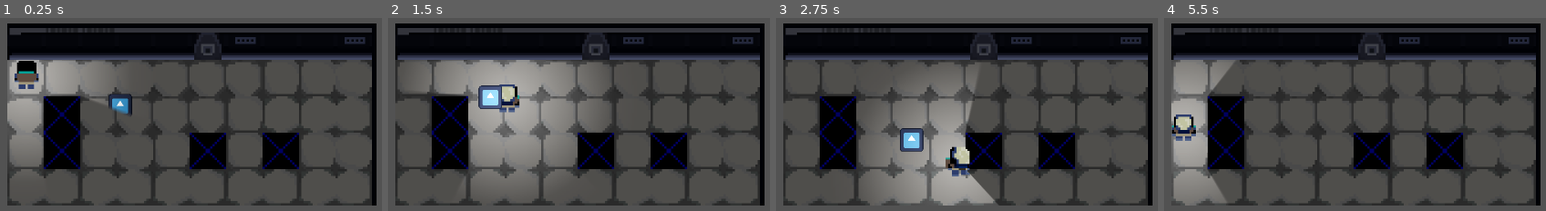
Above: before the commit, frames 1-4 (left to right).
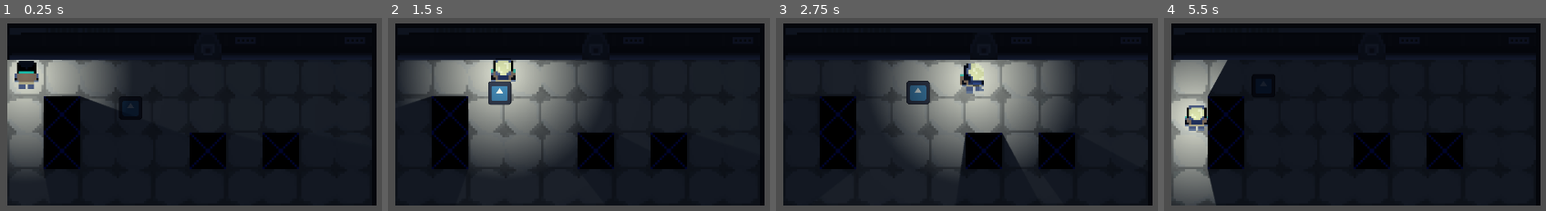
Above: after the commit, the same moments.

Repository: oburhanefe/Morse-Ship
Game: Godot game, scene res://Scenes/level_1.tscn
Same seed, same stepped clock (60 frames per second), same inputs: the game is played once before the commit and once after it. The engine's default icon, where the game draws it, is replaced by a stand-in: a white triangle on a blue panel in a dark square.
Inputs (mouse positions are in pixels of both pictures, inside the frame that each line leads up to):
- Up to frame 1 (0.25 s): no input
- Up to frame 2 (1.5 s): move the mouse to (739, 93) at 0.52 s; press the mouse at (739, 93) at 0.53 s; hold D (right) 0.53-1.28 s; move the mouse to (430, 135) at 1.27 s; release the mouse at (430, 135) at 1.28 s; hold S (down) from 1.28 s (still down); click (430, 135) at 1.35 s
- Up to frame 3 (2.75 s): move the mouse to (1039, 23) at 2.02 s; release S (down) at 2.03 s; press the mouse at (1039, 23) at 2.03 s; hold D (right) from 2.03 s (still down)
- Up to frame 4 (5.5 s): move the mouse to (1316, 195) at 2.77 s; release D (right) at 2.78 s; release the mouse at (1316, 195) at 2.78 s; hold W (up) 2.78-3.53 s; click (1316, 195) at 2.85 s; move the mouse to (outside the picture) at 3.52 s; press the mouse at (outside the picture) at 3.53 s; hold A (left) 3.53-5.03 s; move the mouse to (outside the picture) at 4.27 s; release the mouse at (outside the picture) at 4.28 s; click (outside the picture) at 4.35 s; move the mouse to (1389, 114) at 5.02 s; press the mouse at (1389, 114) at 5.03 s; hold S (down) from 5.03 s (still down)

The runs differ from the first frame. In frame 1, 64% of the frame differs, in the area x 1-98%, y 5-98%; in frame 2, 63%; in frame 3, 63%; in frame 4, 66%.

Commit message:
Lightfix

Diff:
--- a/morse-ship/Scenes/level_1.tscn
+++ b/morse-ship/Scenes/level_1.tscn
@@ -77,21 +77,6 @@
 navigation_layer_0/layers = 1
 sources/0 = SubResource("TileSetAtlasSource_evi0p")
 
-[sub_resource type="Gradient" id="Gradient_xfk5q"]
-offsets = PackedFloat32Array(0, 0.14848486, 0.18181819)
-colors = PackedColorArray(1, 1, 1, 1, 0.03979186, 0.03979186, 0.03979186, 1, 0, 0, 0, 1)
-
-[sub_resource type="GradientTexture2D" id="GradientTexture2D_ycyol"]
-gradient = SubResource("Gradient_xfk5q")
-width = 512
-height = 512
-fill = 1
-fill_from = Vector2(0.5, 0.5)
-
-[sub_resource type="Environment" id="Environment_y1nys"]
-background_mode = 3
-tonemap_mode = 3
-
 [node name="Level1" type="Node2D" unique_id=352136879]
 
 [node name="TileMap" type="TileMap" parent="." unique_id=1454644484]
@@ -99,7 +84,6 @@
 format = 2
 
 [node name="TileMapLayer" type="TileMapLayer" parent="TileMap" unique_id=1236054387]
-modulate = Color(0.35906908, 0.35906908, 0.35906908, 1)
 use_parent_material = true
 tile_map_data = PackedByteArray("AAAAAAAAAAABAAIAAAAAAAEAAAADAAIAAAABAAAAAAABAAIAAAACAAAAAAACAAIAAAACAAEAAAADAAIAAAADAA …(800 unchanged characters)…
 tile_set = SubResource("TileSet_dm18x")
@@ -107,16 +91,8 @@
 [node name="Player" parent="." unique_id=1629573154 instance=ExtResource("1_vk57k")]
 position = Vector2(8, 7)
 
-[node name="PointLight2D" type="PointLight2D" parent="Player" unique_id=1901824320]
-color = Color(0.1584723, 0.15847233, 0.1584723, 1)
-energy = 6.0
-shadow_enabled = true
-shadow_filter = 2
-texture = SubResource("GradientTexture2D_ycyol")
-texture_scale = 8.0
-
 [node name="move_signal_bot" parent="." unique_id=1158500834 instance=ExtResource("3_xfk5q")]
 position = Vector2(48.999996, 15.999999)
 
-[node name="WorldEnvironment" type="WorldEnvironment" parent="." unique_id=1351934862]
-environment = SubResource("Environment_y1nys")
+[node name="CanvasModulate" type="CanvasModulate" parent="." unique_id=89020441]
+color = Color(0.09019608, 0.11764706, 0.16862746, 1)
--- a/morse-ship/Scenes/move_signal_bot.tscn
+++ b/morse-ship/Scenes/move_signal_bot.tscn
@@ -4,9 +4,6 @@
 [ext_resource type="Texture2D" uid="uid://4v2ki2ma302p" path="res://icon.svg" id="1_ura3x"]
 [ext_resource type="Script" uid="uid://c2eggfwhti07i" path="res://Scripts/nav_comp.gd" id="3_ap1r1"]
 [ext_resource type="Script" uid="uid://dalxrh464o2vh" path="res://Scripts/movement.gd" id="4_kiru7"]
-
-[sub_resource type="CanvasItemMaterial" id="CanvasItemMaterial_fq1gx"]
-light_mode = 2
 
 [sub_resource type="CircleShape2D" id="CircleShape2D_moenx"]
 radius = 48.564392
@@ -20,8 +17,6 @@
 nav = NodePath("nav_comp")
 
 [node name="Sprite2D" type="Sprite2D" parent="." unique_id=928692296]
-modulate = Color(0.73333335, 0.73333335, 0.73333335, 1)
-material = SubResource("CanvasItemMaterial_fq1gx")
 texture = ExtResource("1_ura3x")
 centered = false
 
--- a/morse-ship/Scenes/player.tscn
+++ b/morse-ship/Scenes/player.tscn
@@ -154,6 +154,17 @@
 [sub_resource type="CapsuleShape2D" id="CapsuleShape2D_8ffim"]
 radius = 27.272728
 height = 72.72727
+
+[sub_resource type="Gradient" id="Gradient_xfk5q"]
+offsets = PackedFloat32Array(0, 0.14848486, 0.8606061)
+colors = PackedColorArray(1, 1, 1, 1, 0.03979186, 0.03979186, 0.03979186, 1, 0, 0, 0, 1)
+
+[sub_resource type="GradientTexture2D" id="GradientTexture2D_x3wgy"]
+gradient = SubResource("Gradient_xfk5q")
+width = 512
+height = 512
+fill = 1
+fill_from = Vector2(0.5, 0.5)
 
 [node name="Player" type="CharacterBody2D" unique_id=1629573154 node_paths=PackedStringArray("inp", "move", "anim", "sprite") groups=["Player"]]
 scale = Vector2(0.11, 0.11)
@@ -190,8 +201,6 @@
 [node name="pivot" type="Node2D" parent="." unique_id=540047450]
 
 [node name="AnimatedSprite2D" type="AnimatedSprite2D" parent="pivot" unique_id=2112379286]
-modulate = Color(0.73300546, 0.7330054, 0.7330054, 1)
-light_mask = 0
 scale = Vector2(8.772725, 8.528659)
 sprite_frames = SubResource("SpriteFrames_dm18x")
 animation = &"idle_up"
@@ -199,3 +208,10 @@
 [node name="CollisionShape2D" type="CollisionShape2D" parent="." unique_id=322076456]
 position = Vector2(0, 9.090909)
 shape = SubResource("CapsuleShape2D_8ffim")
+
+[node name="PointLight2D" type="PointLight2D" parent="." unique_id=457987546]
+color = Color(0.9997311, 0.9999997, 0.9002049, 1)
+shadow_enabled = true
+shadow_filter = 1
+texture = SubResource("GradientTexture2D_x3wgy")
+texture_scale = 8.0
--- a/morse-ship/Scripts/move_sensor.gd
+++ b/morse-ship/Scripts/move_sensor.gd
@@ -14,8 +14,8 @@
 	nav.make_path()
 	var next_pos = nav.nav_agent.get_next_path_position()
 	move_comp.dir = global_position.direction_to(next_pos)
-	#if nav.plr.velocity != Vector2.ZERO:
-	move_comp.move(self)
+	if nav.plr.velocity != Vector2.ZERO:
+		move_comp.move(self)
 
 
 func _on_velocity_computed(safe_speed : Vector2):
